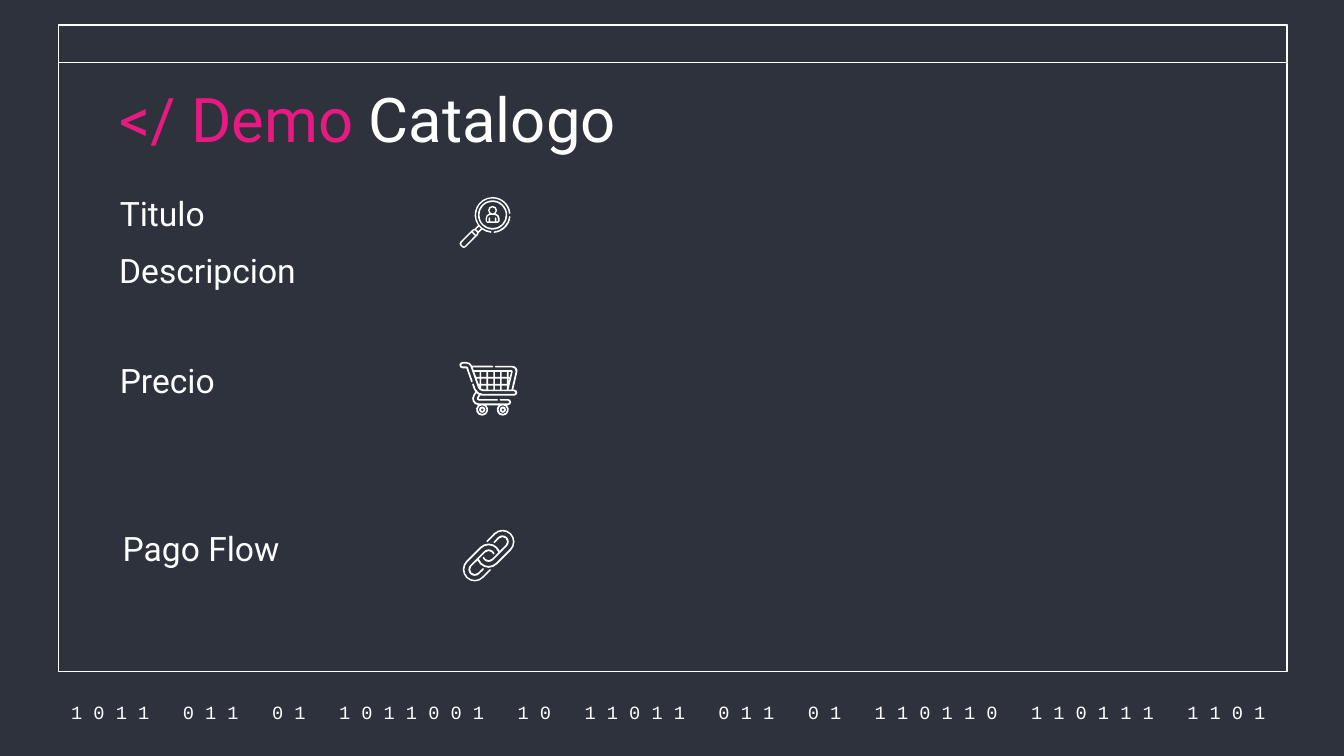
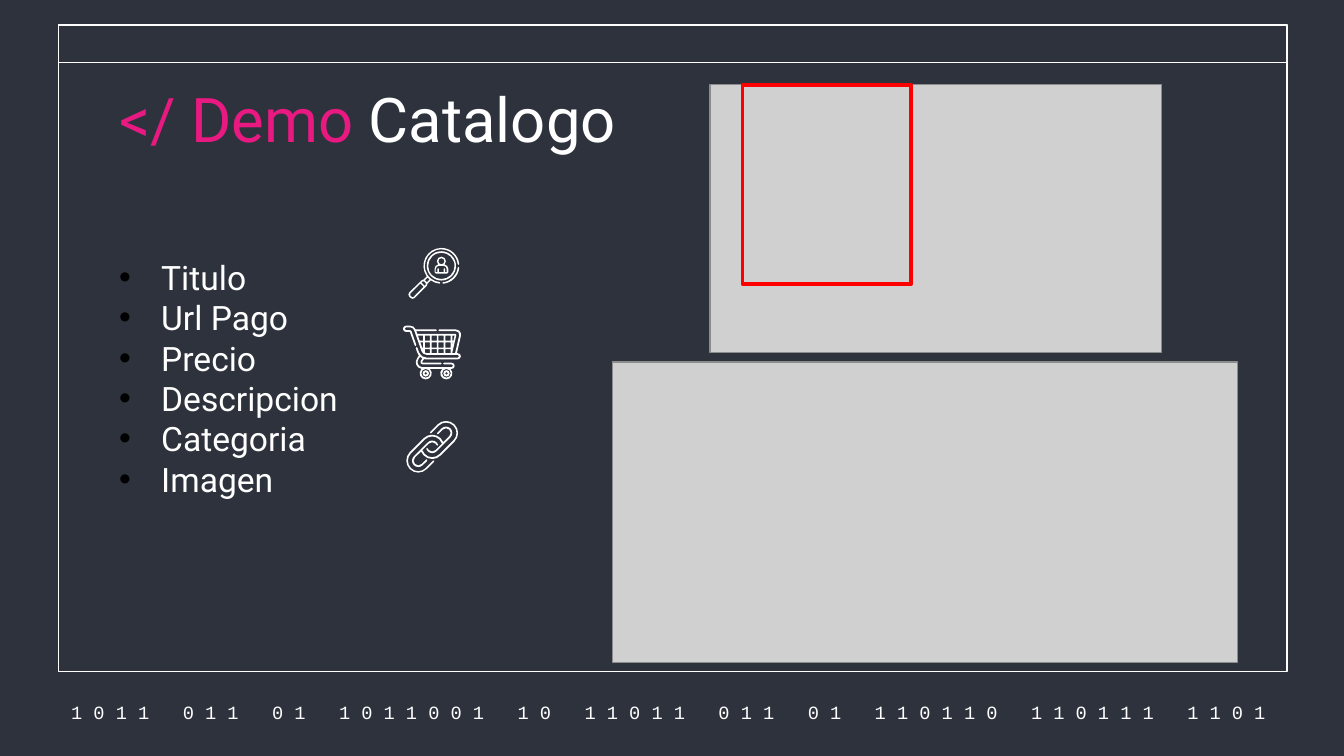
Before and after one commit to juancasthgo/Capstone-MusicPro, a slide deck: slide 8 of Fase 2/Evidencias Proyecto/Presentacion Proyecto/Presentacion Sistema.pptx. Drawn at 1344x756 pixels with LibreOffice and Linux fonts; fonts in the diff are those of the drawing; grey boxes stand for pictures. Boxes give left, top, right and bottom in pixels: in the first picture for what was removed or moved away, otherwise in the second. Text is boxed around its words. In the diff, an @@ line names an element or a change of style, - is before the commit and + after.

Commit message:
up

```diff
--- a/Fase 2/Evidencias Proyecto/Presentacion Proyecto/Presentacion Sistema.pptx
+++ b/Fase 2/Evidencias Proyecto/Presentacion Proyecto/Presentacion Sistema.pptx
@@ picture added at [710, 85, 1161, 352] @@
@@ rectangle added at [742, 85, 911, 284], outline #FF0000 2 pt @@
@@ text "Titulo": place and size @@
-text "Titulo" at [120, 200, 205, 227]
+text "Titulo" at [161, 264, 338, 499]
@@ text removed at [119, 259, 296, 290] @@
-Descripcion
@@ text at [161, 264, 246, 291]: bullet none to • @@
@@ 4 freeform shapes: place and size @@
-4 freeform shapes at [460, 198, 511, 249]
+4 freeform shapes at [409, 249, 460, 300]
@@ text at [161, 304, 338, 499]: paragraphs added @@
+• Url Pago
+• Precio
+• Descripcion
+• Categoria
+• Imagen
@@ 3 freeform shapes: place and size @@
-3 freeform shapes at [460, 362, 519, 415]
+3 freeform shapes at [403, 325, 462, 379]
@@ text removed at [120, 369, 215, 394] @@
-Precio
@@ picture added at [613, 362, 1238, 663] @@
@@ freeform shape: place and size @@
-freeform shape at [462, 535, 509, 581]
+freeform shape at [406, 426, 453, 472]
@@ freeform shape: place and size @@
-freeform shape at [469, 530, 516, 575]
+freeform shape at [413, 421, 460, 466]
@@ text removed at [123, 535, 279, 568] @@
-Pago Flow
```
Also in this commit, not shown: 4 other slides changed, 1 slide added.
